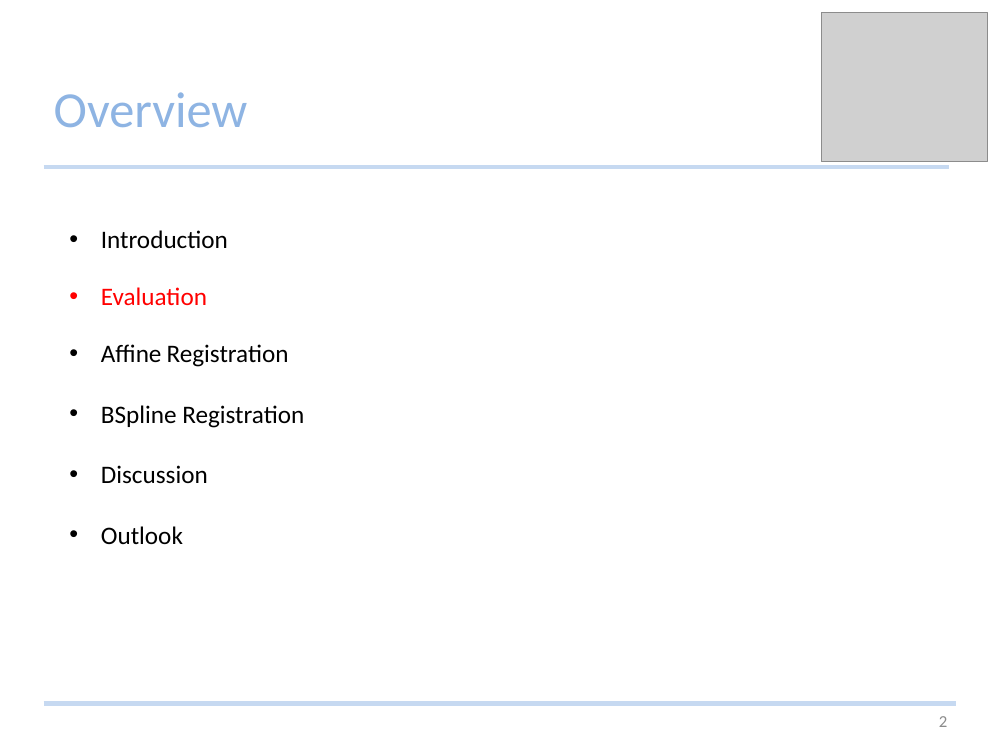
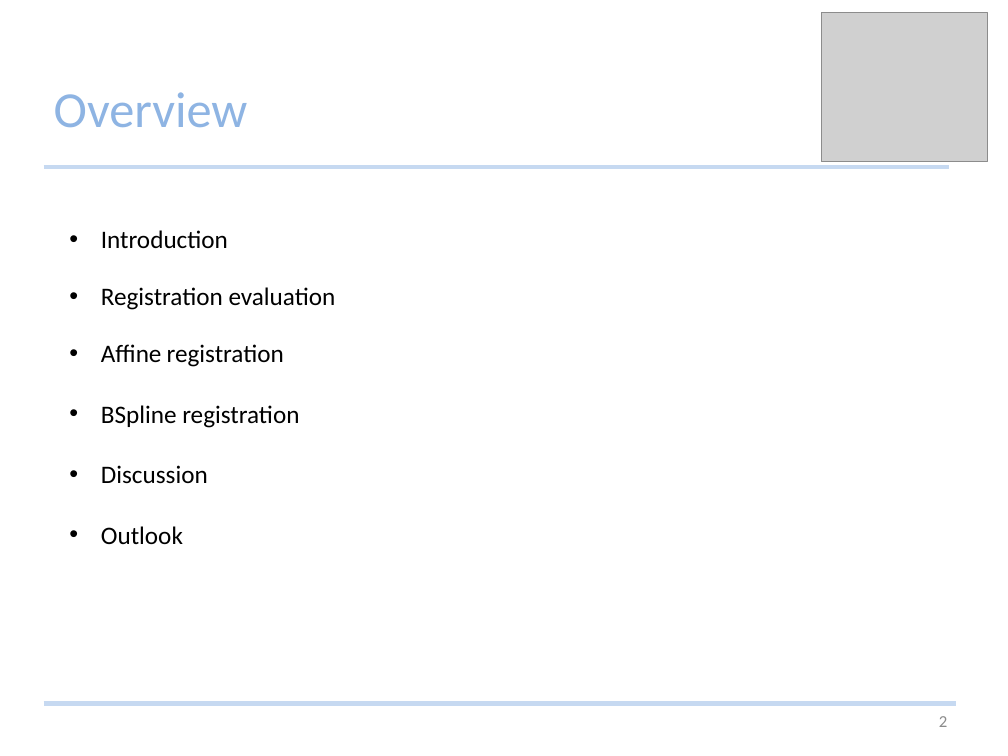
Before and after one commit to Studijacob/MIALab, a slide deck: slide 2 of wd/Documentation/MIALab presentation.pptx. Drawn at 1008x756 pixels with LibreOffice and Linux fonts; fonts in the diff are those of the drawing; grey boxes stand for pictures. Boxes give left, top, right and bottom in pixels: in the first picture for what was removed or moved away, otherwise in the second. Text is boxed around its words. In the diff, an @@ line names an element or a change of style, - is before the commit and + after.

```diff
--- a/wd/Documentation/MIALab presentation.pptx
+++ b/wd/Documentation/MIALab presentation.pptx
@@ text at [101,287,336,428]: text changed @@
-• Evaluation
-• Affine Registration
-• BSpline Registration
+• Registration evaluation
+• Affine registration
+• BSpline registration
```
Also in this commit, not shown: 11 other slides changed, 6 slides added, 1 slide removed.
